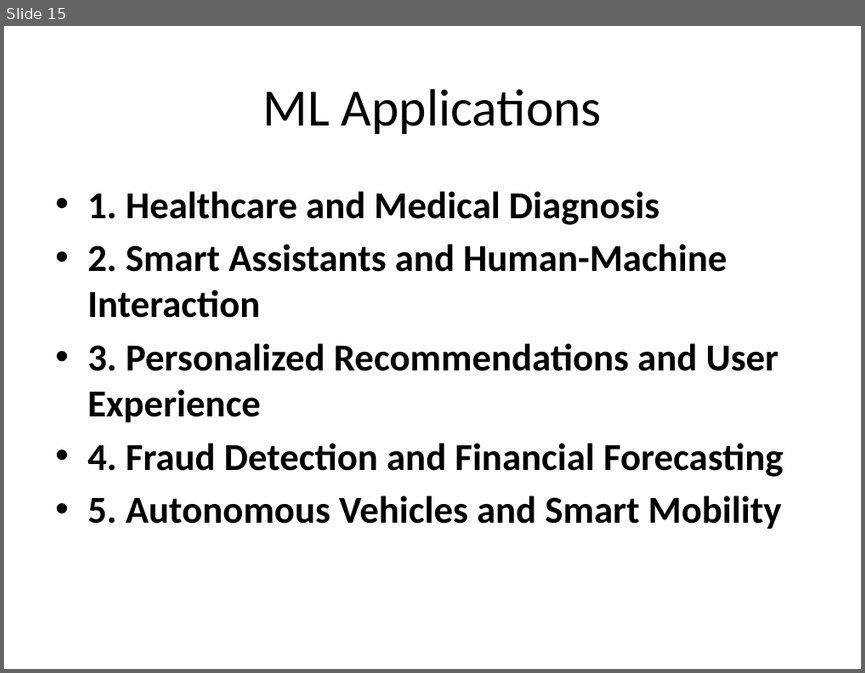
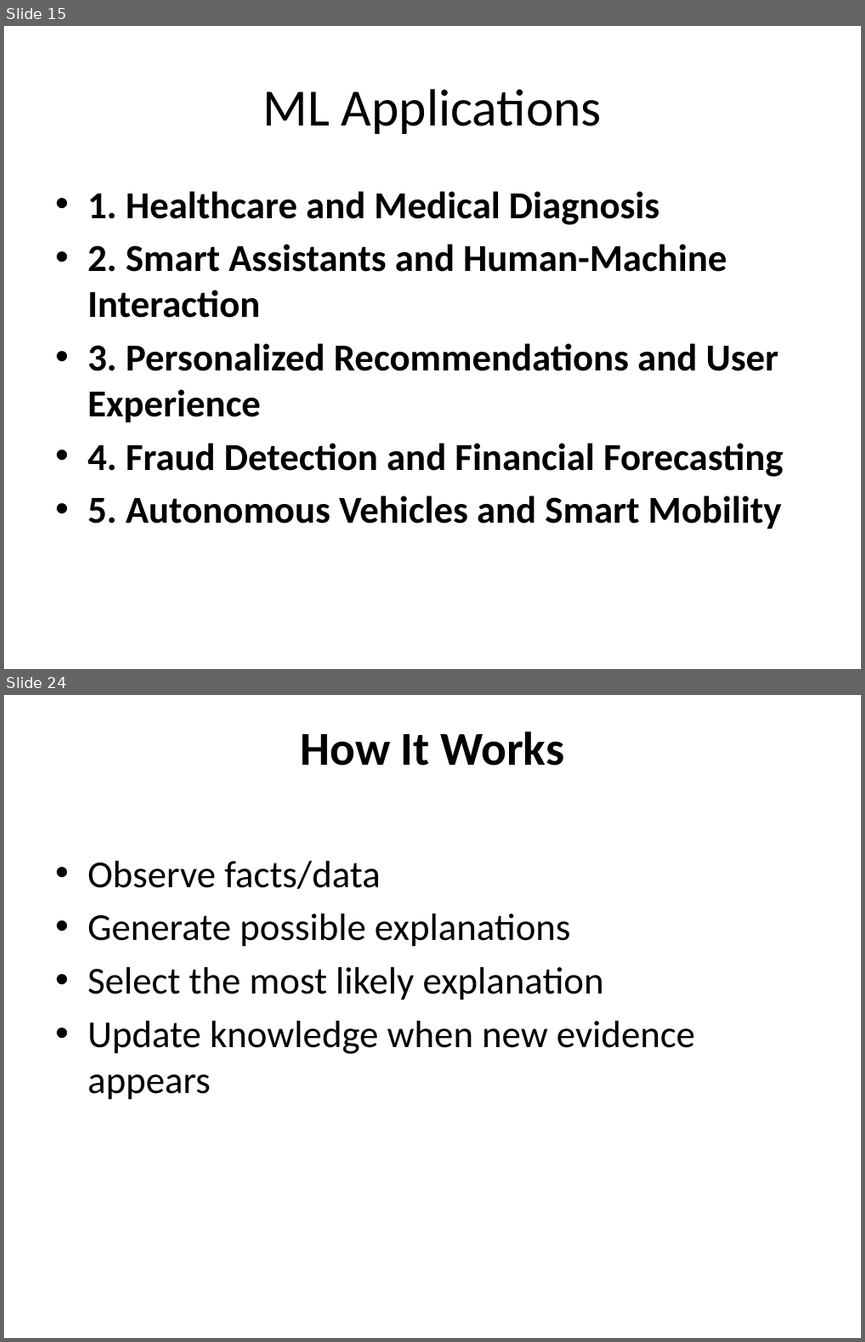
Before and after one commit to devipriyak/2025_VI_sem_CSE_B_LBRCE, a slide deck: Evolution of ML.pptx. Shown one above the other, each under a label of ours: slide 15 before the commit, slides 15 and 24 after it; the slides between them are not shown. The pictures are 865x673 and 865x1342 pixels, drawn with LibreOffice and Linux fonts; fonts in the diff are those of the drawing. Boxes give left, top, right and bottom in pixels: in the first picture for what was removed or moved away, otherwise in the second. Text is boxed around its words. In the diff, an @@ line names an element or a change of style, - is before the commit and + after.

```diff
--- a/Evolution of ML.pptx
+++ b/Evolution of ML.pptx
@@ slide 24 added at (x1=4, y1=695, x2=861, y2=1338), background #FFFFFF @@
@@ title added at (x1=301, y1=732, x2=564, y2=766), 39.6 pt, text #000000, bold @@
+How It Works
@@ text added at (x1=87, y1=861, x2=695, y2=1100), 32 pt, text #000000 @@
+• Observe facts/data
+• Generate possible explanations
+• Select the most likely explanation
+• Update knowledge when new evidence appears
```
Also in this commit, not shown: 15 other slides added.
